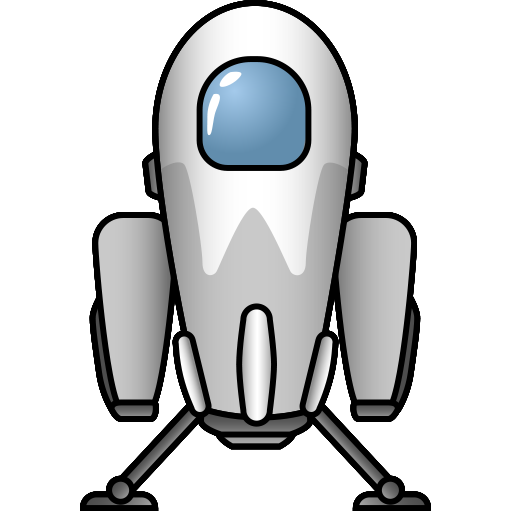
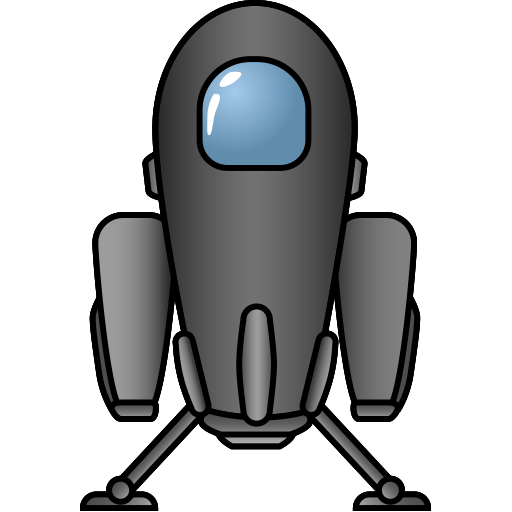
Two versions of the same layered image (512×512). Layer-by-layer changes:
hid "369" over box(80, 0, 431, 511)
painted on "369 Base" over box(98, 6, 412, 421)
